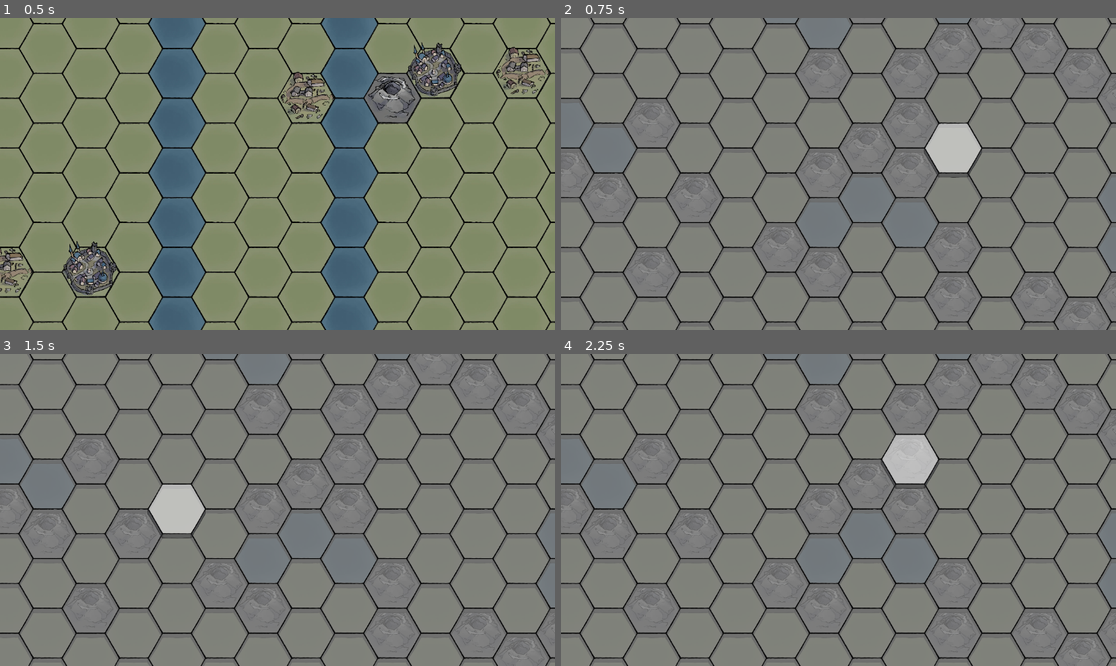
Above: before the commit, frames 1-4 (two rows, left to right).
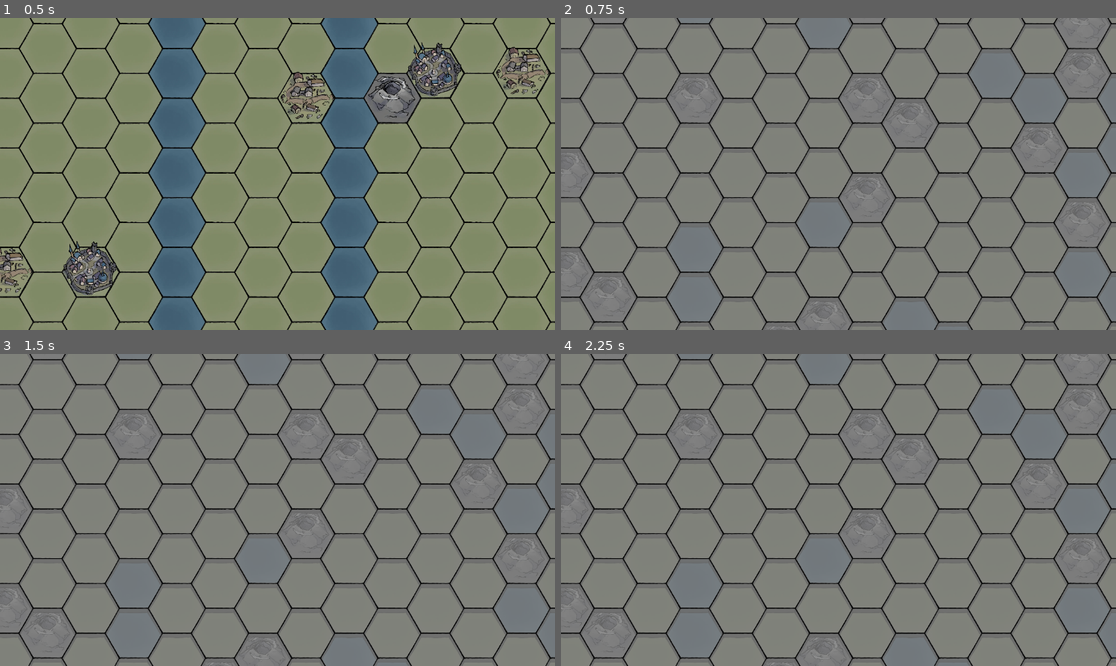
Above: after the commit, the same moments.

Repository: Mis-Mar/3waterHUsouthernUniversity-CQ-Section
Game: Godot game, scene res://Scene/game_test.tscn
The game is run twice, just before and just after one commit, with the same random seed, the same clock (stepped at 60 frames per second) and the same inputs. This scene is started directly instead of the project's main scene.
Inputs (mouse positions are in pixels of both pictures, inside the frame that each line leads up to):
- Up to frame 1 (0.5 s): no input
- Up to frame 2 (0.75 s): tap Enter at 0.5 s; move the mouse to (960, 158) at 0.52 s; hold D from 0.53 s (still down); tap Q at 0.6 s; click (960, 158) at 0.67 s
- Up to frame 3 (1.5 s): tap Space at 0.77, 1.25 s; tap E at 0.8 s; release D at 1.25 s; drag from (166, 525) to (249, 572) at 1.27 s
- Up to frame 4 (2.25 s): tap Enter at 2 s; move the mouse to (894, 441) at 2.02 s; hold D from 2.03 s (still down); tap Q at 2.1 s; click (894, 441) at 2.17 s

Frame 1 is identical in both runs. In frame 2, 2.3% of the frame differs, in the area x 0-100%, y 0-100%; in frame 3, 2.3%; in frame 4, 2.3%.

Commit message:
选择移动逻辑基本完成

Diff:
--- a/游戏版本0.0/Scripts/DataStructure/FullMap.gd
+++ b/游戏版本0.0/Scripts/DataStructure/FullMap.gd
@@ -47,6 +47,33 @@
 	else:
 		printerr("坐标超界")
 	return
+
+# 判断一个格子是否属于一个玩家
+func cell_belong_player(coords: Vector2i, player_id: int) -> bool:
+	var cell = grid_map.get(coords)
+	if cell == null:
+		return false  # 坐标非法或格子不存在
+	var owner_id = cell.get_owner()
+	return owner_to_player.get(owner_id, -1) == player_id
+
+# 判断一格子是否能被一个玩家看见
+func cell_visible_for_player(coords: Vector2i, player_id: int) -> bool:
+	if cell_belong_player(coords, player_id):
+		return true  # 自己的地块可见
+	# 检查邻接六个方向
+	for dir in HEX_DIRECTIONS:
+		var neighbor = coords + dir
+		if cell_belong_player(neighbor, player_id):
+			return true  # 邻居是自己的也可见
+	return false
+
+# 判断两个格子是否相邻,返回邻接向量序号
+func get_adjacent_vector_id(pos_a: Vector2i, pos_b: Vector2i) -> int:
+	for i in HEX_DIRECTIONS.size():
+		if pos_a + HEX_DIRECTIONS[i] == pos_b:
+			return i  # 返回邻接方向的索引
+	return -1  # 不相邻
+
 
 # 更新owner领地索引，游戏中每回合更新
 # 如果测试时手动改了数据但是没有刷新回合，要调用这个函数再使用get_visible_tiles_for_owner/player，不然显示更新数据以前的对应坐标集
--- a/游戏版本0.0/Scripts/game_test/game_manager.gd
+++ b/游戏版本0.0/Scripts/game_test/game_manager.gd
@@ -5,30 +5,30 @@
 @onready var main_layer: TileMapLayer = $"../Map/MainLayer"
 @onready var color_layer: TileMapLayer = $"../Map/ColorLayer"
 @onready var number_labels: Control = $"../Map/NumberLabels"
-
 @onready var camera_2d: Camera2D = $"../Camera2D"
-
 @onready var timer_turn: Timer = $"../Timers/Timer_turn"
 
 var fullmap=FullMap.new()
 
 var player_id=1
 
+
+
+var selected_tile_coords: Vector2i = Vector2i.ZERO  # 当前鼠标选中的格子
+
+var current_highlighted_tile: Vector2i = Vector2i(-9999, -9999)  # 默认非法值
+
+# 启动函数
 func start()->void:
 	await get_tree().create_timer(0.5).timeout
-	fullmap.random_init(200,3,8)
+	fullmap.random_init(100,3,8)
 	main_layer.clear()
 	color_layer.clear()
 	timer_turn.start()  # 每秒自动调用 timeout
 	map. display_full_map_fog(fullmap)
 	map. display_map_for_player(fullmap,1)
-
 func _ready() -> void:
 	start()
-
-var selected_tile_coords: Vector2i = Vector2i.ZERO  # 当前鼠标选中的格子
-
-var current_highlighted_tile: Vector2i = Vector2i(-9999, -9999)  # 默认非法值
 
 func highlight_selected_tile(coords: Vector2i) -> void:
 	if current_highlighted_tile != coords:
@@ -39,36 +39,47 @@
 func _input(event: InputEvent) -> void:
 	if event is InputEventMouseButton and event.pressed:
 		if event.button_index == MOUSE_BUTTON_LEFT:
+			# 获取左键选中的格子
 			var screen_pos = event.position
 			var world_pos = main_layer.get_viewport_transform().affine_inverse() * screen_pos
 			var local_pos = main_layer.to_local(world_pos)
 			var tile_coords = main_layer.local_to_map(local_pos)
-
+			# 如果选中的格子不可见的
+			if !fullmap.cell_visible_for_player(tile_coords,player_id):
+				return
+			# 如果两次选中同一个格子就测取消选中
+			if tile_coords==selected_tile_coords:
+				tile_coords= Vector2i(-9999, -9999)
+				selected_tile_coords= Vector2i(-9999, -9999)
+			# 新选中的格子和已经选中的格子是相邻而且可移动，就执行移动操作
+			if fullmap.cell_belong_player( selected_tile_coords,player_id) and fullmap.get_adjacent_vector_id(selected_tile_coords,tile_coords)!=-1:
+				fullmap.move_power(selected_tile_coords,fullmap.get_adjacent_vector_id(selected_tile_coords,tile_coords),1.0)
 			# 更新选中格子并高亮
-			selected_tile_coords = tile_coords
-			highlight_selected_tile(tile_coords)
+			if fullmap.cell_visible_for_player(tile_coords,player_id):
+				selected_tile_coords = tile_coords
+			highlight_selected_tile(selected_tile_coords)
 
 	elif event is InputEventKey and event.pressed:
 		var cell = fullmap.get_cell(selected_tile_coords)
 		if cell != null:
 			var owner = cell.get_owner()
-			if owner != 0 and fullmap.owner_to_player.has(owner) and fullmap.owner_to_player[owner] == player_id:
-				var dir_index := -1
-				match event.keycode:
-					KEY_Q: dir_index = Global.DIR_UP_L     # (-1, 0) 左上
-					KEY_W: dir_index = Global.DIR_UP       # (-1, -1) 上
-					KEY_E: dir_index = Global.DIR_UP_R     # (0, -1) 右上
-					KEY_A: dir_index = Global.DIR_DOWM_L   # (0, 1) 左下
-					KEY_S: dir_index = Global.DIR_DOWN     # (1, 1) 下
-					KEY_D: dir_index = Global.DIR_DOWM_R   # (1, 0) 右下
+			var dir_index := -1
+			match event.keycode:
+				KEY_Q: dir_index = Global.DIR_UP_L     # (-1, 0) 左上
+				KEY_W: dir_index = Global.DIR_UP       # (-1, -1) 上
+				KEY_E: dir_index = Global.DIR_UP_R     # (0, -1) 右上
+				KEY_A: dir_index = Global.DIR_DOWM_L   # (0, 1) 左下
+				KEY_S: dir_index = Global.DIR_DOWN     # (1, 1) 下
+				KEY_D: dir_index = Global.DIR_DOWM_R   # (1, 0) 右下
 
-				if dir_index != -1:
-					var success = fullmap.queue_action(selected_tile_coords, dir_index, 1.0)
-					if success:
-						# 若移动成功，更新选中格子的位置和高亮
-						var dir = Global.HEX_DIRECTIONS[dir_index]
-						selected_tile_coords += dir
-						highlight_selected_tile(selected_tile_coords)
+			if dir_index != -1:
+				var target_tile_coords=selected_tile_coords+Global.HEX_DIRECTIONS[dir_index]
+				if owner != 0 and fullmap.owner_to_player.has(owner) and fullmap.owner_to_player[owner] == player_id :
+					fullmap.move_power(selected_tile_coords,dir_index,1.0)
+				if fullmap.cell_visible_for_player(target_tile_coords,player_id):
+					# 若目标可见，更新选中格子的位置和高亮
+					selected_tile_coords=target_tile_coords
+					highlight_selected_tile(selected_tile_coords)
 		else:
 			printerr("操作访问到空cell")
 
